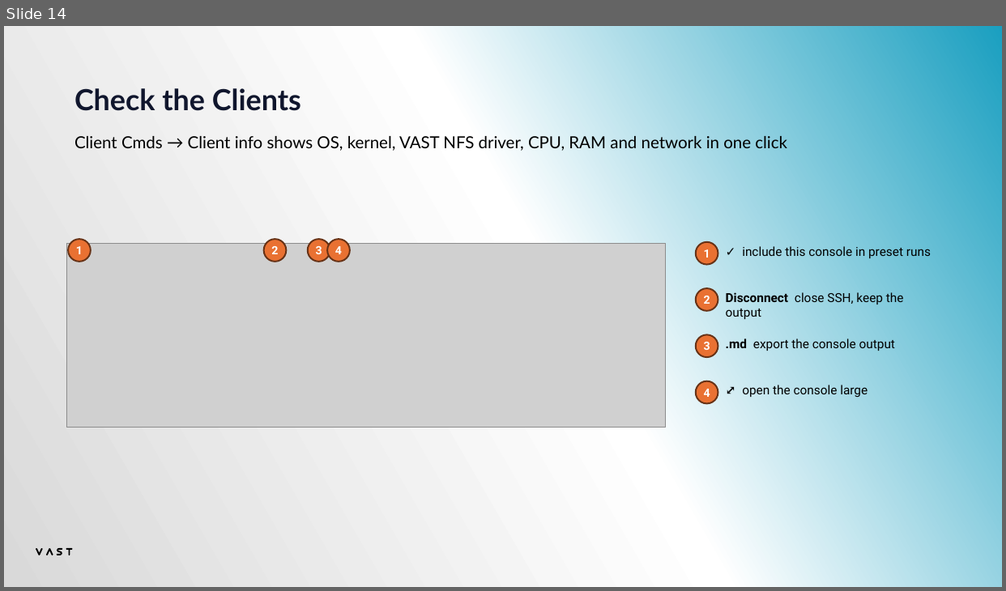
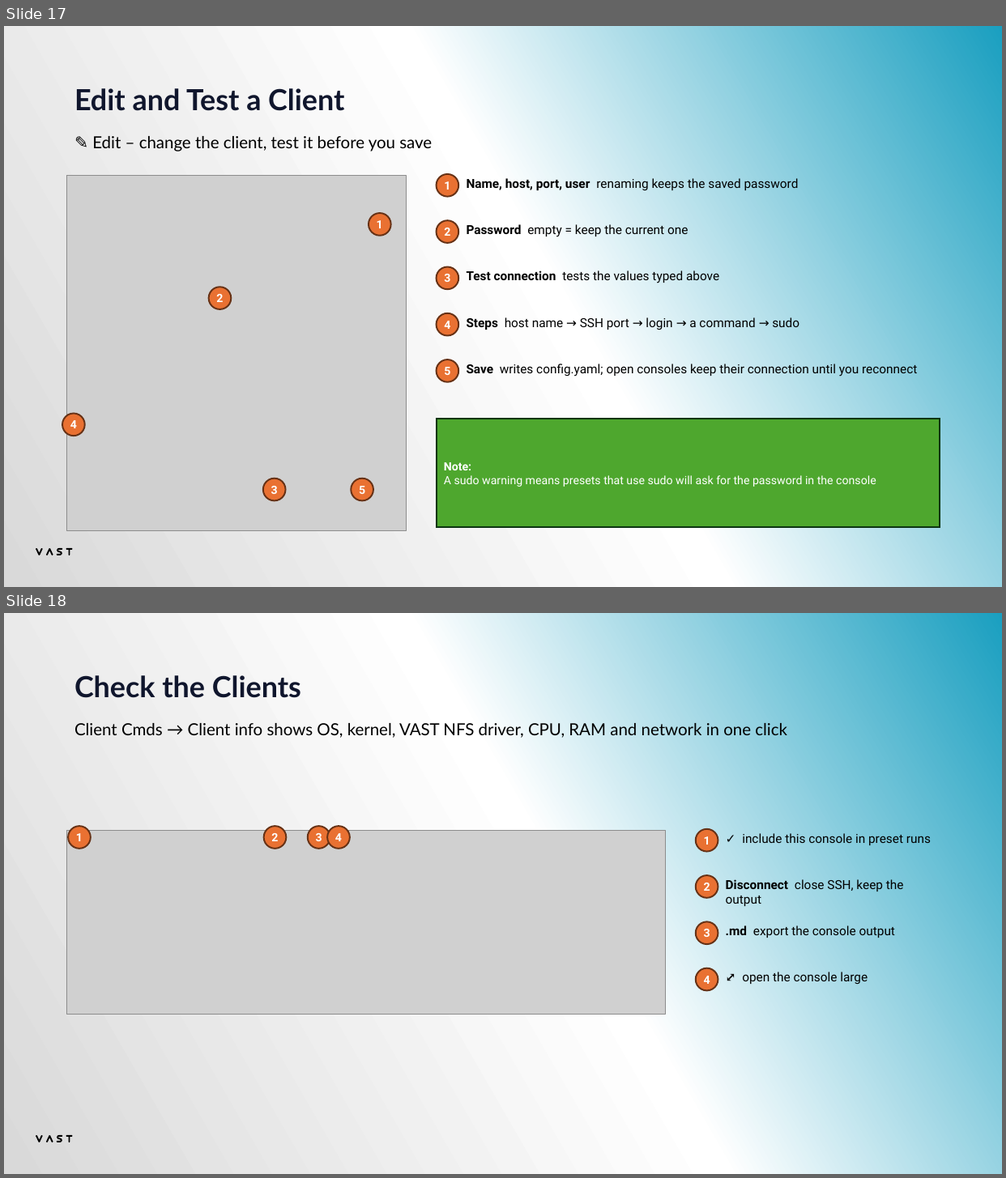
Before and after one commit to alexaung-staryskai/vast-test-automation, a slide deck: VAST Test Bench - Tester Manual.pptx. Shown one above the other, each under a label of ours: slide 14 before the commit, slides 17 and 18 after it. The pictures are 1006x591 and 1006x1178 pixels, drawn with LibreOffice and Linux fonts; fonts in the diff are those of the drawing; grey boxes stand for pictures. Boxes give left, top, right and bottom in pixels: in the first picture for what was removed or moved away, otherwise in the second. Text is boxed around its words. In the diff, an @@ line names an element or a change of style, - is before the commit and + after.

```diff
--- a/VAST Test Bench - Tester Manual.pptx
+++ b/VAST Test Bench - Tester Manual.pptx
@@ slide 17 added at bbox=[4, 26, 1002, 587], background gradient #1A9FC0 to #FFFFFF to #D9D9D9; not listed: 4 template elements that a slide beside it also shows @@
@@ text added at bbox=[74, 88, 344, 111], 28 pt, text gradient #10162D to #1FD9FE, bold @@
+Edit and Test a Client
@@ text added at bbox=[92, 136, 432, 152], 16 pt, text #000000 @@
+✎ Edit – change the client, test it before you save
@@ picture added at bbox=[67, 176, 406, 531] @@
@@ ellipse added at bbox=[436, 174, 458, 197], fill #E97132, outline #663216 1.5 pt, 11 pt, text #FFFFFF, bold @@
+1
@@ text added at bbox=[467, 178, 799, 190], 12 pt, text #000000 @@
+Name, host, port, user renaming keeps the saved password
@@ ellipse added at bbox=[368, 213, 391, 236], fill #E97132, outline #663216 1.5 pt, 11 pt, text #FFFFFF, bold @@
+1
@@ ellipse added at bbox=[436, 220, 458, 243], fill #E97132, outline #663216 1.5 pt, 11 pt, text #FFFFFF, bold @@
+2
@@ text added at bbox=[467, 224, 688, 237], 12 pt, text #000000 @@
+Password empty = keep the current one
@@ ellipse added at bbox=[436, 267, 458, 289], fill #E97132, outline #663216 1.5 pt, 11 pt, text #FFFFFF, bold @@
+3
@@ ellipse added at bbox=[208, 288, 231, 310], fill #E97132, outline #663216 1.5 pt, 11 pt, text #FFFFFF, bold @@
+2
@@ text added at bbox=[467, 271, 719, 284], 12 pt, text #000000 @@
+Test connection tests the values typed above
@@ ellipse added at bbox=[436, 314, 458, 336], fill #E97132, outline #663216 1.5 pt, 11 pt, text #FFFFFF, bold @@
+4
@@ text added at bbox=[467, 318, 799, 330], 12 pt, text #000000 @@
+Steps host name → SSH port → login → a command → sudo
@@ ellipse added at bbox=[436, 360, 458, 382], fill #E97132, outline #663216 1.5 pt, 11 pt, text #FFFFFF, bold @@
+5
@@ text added at bbox=[467, 364, 917, 377], 12 pt, text #000000 @@
+Save writes config.yaml; open consoles keep their connection until you reconnect
@@ ellipse added at bbox=[62, 414, 85, 436], fill #E97132, outline #663216 1.5 pt, 11 pt, text #FFFFFF, bold @@
+4
@@ rectangle added at bbox=[436, 419, 940, 527], fill #4EA72E, outline #0D3612 1.5 pt, 11 pt, text #FFFFFF @@
+Note:
+A sudo warning means presets that use sudo will ask for the password in the console
@@ ellipse added at bbox=[263, 479, 286, 501], fill #E97132, outline #663216 1.5 pt, 11 pt, text #FFFFFF, bold @@
+3
@@ ellipse added at bbox=[351, 479, 374, 501], fill #E97132, outline #663216 1.5 pt, 11 pt, text #FFFFFF, bold @@
+5
@@ what was slide 14 is now slide 18 @@
```
Also in this commit, not shown: 8 slides changed, 9 other slides added, 21 other files.
